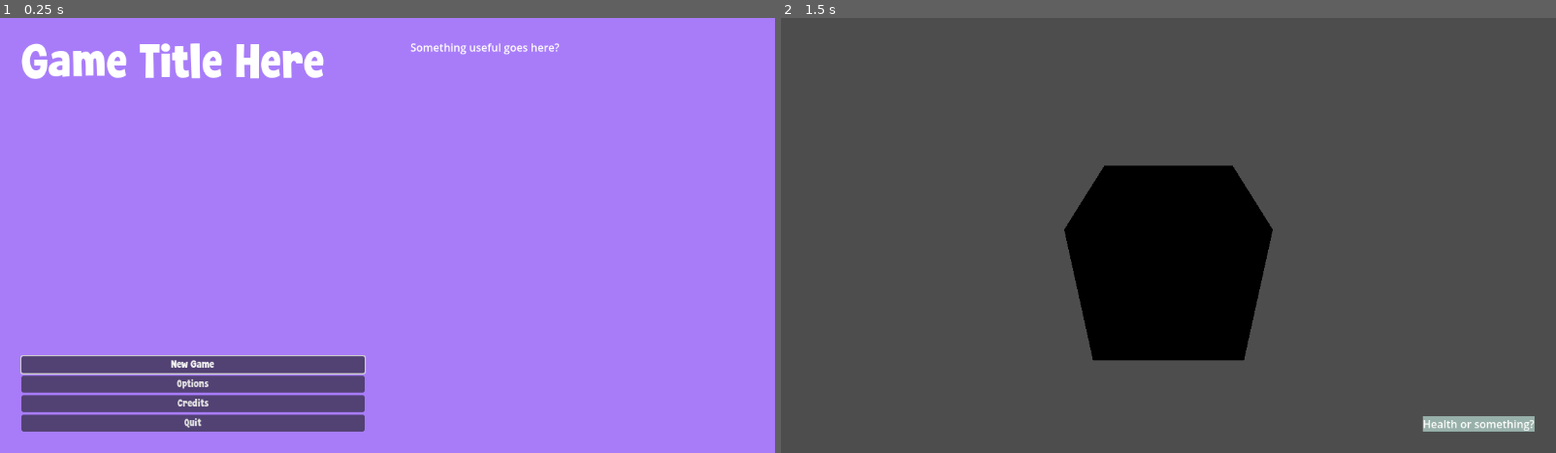
Above: before the commit, frames 1-2 (left to right).
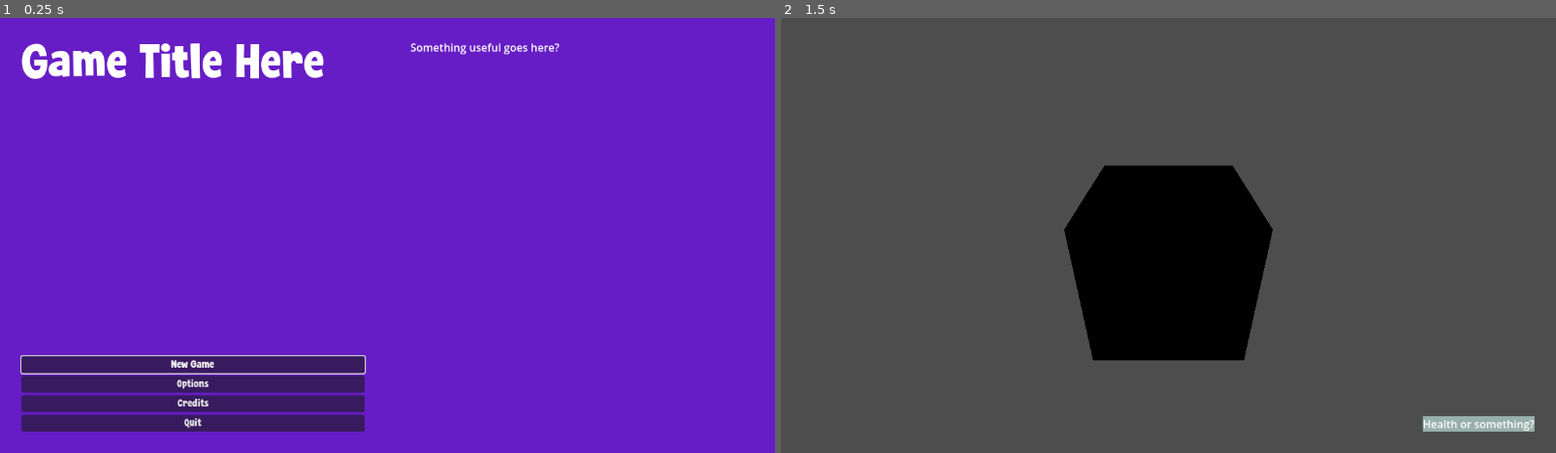
Above: after the commit, the same moments.

Repository: Cyborg572/bad-ideas-jam-2026
Game: Godot game, scene res://Menus/MainMenu.tscn
Same seed, same stepped clock (60 frames per second), same inputs: the game is played once before the commit and once after it.
Inputs:
- Up to frame 1 (0.25 s): no input
- Up to frame 2 (1.5 s): click "New Game" at 0.5 s; tap Enter at 1.25 s

The runs differ from the first frame. In frame 1, 98% of the frame differs, in the area x 0-100%, y 0-100%; in frame 2, nothing differs.

Commit message:
Sync up menu and credits styling

Diff:
--- a/Menus/Credits.tscn
+++ b/Menus/Credits.tscn
@@ -159,29 +159,23 @@
 horizontal_alignment = 1
 justification_flags = 0
 
-[node name="PanelContainer" type="PanelContainer" parent="ScrollContainer/VBoxContainer" unique_id=1752215721]
-layout_mode = 2
-size_flags_horizontal = 4
-size_flags_vertical = 4
-
-[node name="MarginContainer" type="MarginContainer" parent="ScrollContainer/VBoxContainer/PanelContainer" unique_id=126126033]
-layout_mode = 2
-
-[node name="HBoxContainer" type="HBoxContainer" parent="ScrollContainer/VBoxContainer/PanelContainer/MarginContainer" unique_id=1668492889]
+[node name="HBoxContainer" type="HBoxContainer" parent="ScrollContainer/VBoxContainer" unique_id=1668492889]
 layout_mode = 2
 size_flags_horizontal = 4
 theme_override_constants/separation = 32
 
-[node name="MainMenuButton" type="Button" parent="ScrollContainer/VBoxContainer/PanelContainer/MarginContainer/HBoxContainer" unique_id=853937799]
+[node name="MainMenuButton" type="Button" parent="ScrollContainer/VBoxContainer/HBoxContainer" unique_id=853937799]
 layout_mode = 2
 text = "Main Menu"
+flat = true
 
-[node name="QuitButton" type="Button" parent="ScrollContainer/VBoxContainer/PanelContainer/MarginContainer/HBoxContainer" unique_id=2057598436]
+[node name="QuitButton" type="Button" parent="ScrollContainer/VBoxContainer/HBoxContainer" unique_id=2057598436]
 layout_mode = 2
 text = "Quit"
+flat = true
 
 [node name="AnimationPlayer" type="AnimationPlayer" parent="." unique_id=1837013663]
 libraries/ = SubResource("AnimationLibrary_m6n7f")
 
-[connection signal="pressed" from="ScrollContainer/VBoxContainer/PanelContainer/MarginContainer/HBoxContainer/MainMenuButton" to="." method="_on_main_menu_button_pressed"]
-[connection signal="pressed" from="ScrollContainer/VBoxContainer/PanelContainer/MarginContainer/HBoxContainer/QuitButton" to="." method="_on_quit_button_pressed"]
+[connection signal="pressed" from="ScrollContainer/VBoxContainer/HBoxContainer/MainMenuButton" to="." method="_on_main_menu_button_pressed"]
+[connection signal="pressed" from="ScrollContainer/VBoxContainer/HBoxContainer/QuitButton" to="." method="_on_quit_button_pressed"]
--- a/Menus/MenuTheme.tres
+++ b/Menus/MenuTheme.tres
@@ -2,8 +2,8 @@
 
 [ext_resource type="FontFile" uid="uid://cqtfs2t8um0c8" path="res://Fonts/super_wonder/Super Wonder.ttf" id="1_7xl2i"]
 
-[sub_resource type="StyleBoxFlat" id="StyleBoxFlat_vijh1"]
-bg_color = Color(0.65762186, 0.48520815, 0.97434145, 1)
+[sub_resource type="StyleBoxFlat" id="StyleBoxFlat_7xl2i"]
+bg_color = Color(0.40208548, 0.114086606, 0.77222824, 1)
 
 [resource]
 Button/fonts/font = ExtResource("1_7xl2i")
@@ -11,4 +11,4 @@
 MarginContainer/constants/margin_left = 32
 MarginContainer/constants/margin_right = 32
 MarginContainer/constants/margin_top = 32
-PanelContainer/styles/panel = SubResource("StyleBoxFlat_vijh1")
+PanelContainer/styles/panel = SubResource("StyleBoxFlat_7xl2i")
